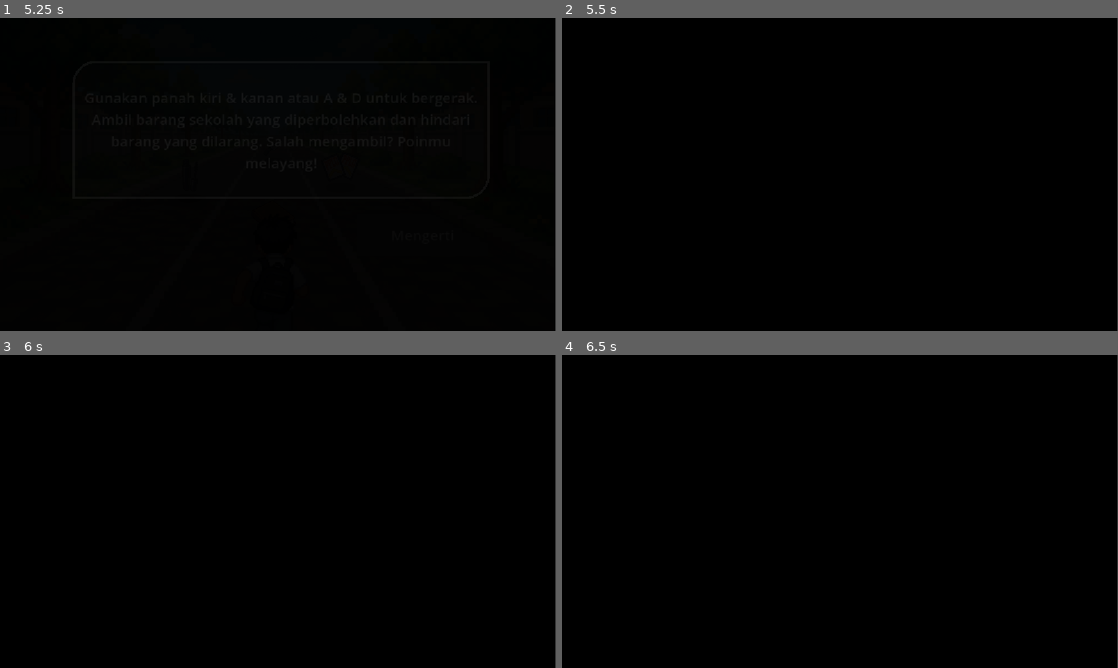
Above: before the commit, frames 1-4 (two rows, left to right).
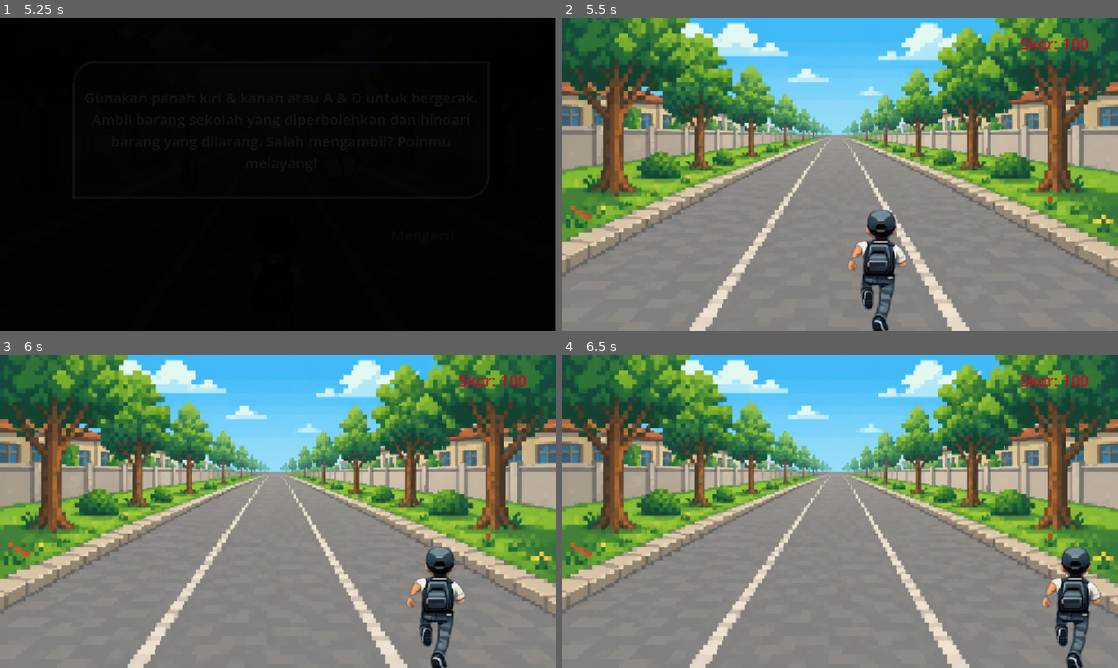
Above: after the commit, the same moments.

Repository: Hizynel/Game-Mpp
Game: Godot game, scene res://Scene/username.tscn
The game is run twice, just before and just after one commit, with the same random seed, the same clock (stepped at 60 frames per second) and the same inputs. Video files are missing from this copy of the repository; at most half a second of black plays in their place.
Inputs (mouse positions are in pixels of both pictures, inside the frame that each line leads up to):
- Up to frame 1 (5.25 s): click (278, 161) at 0.52 s; type "Alex" at 0.6 s; click "Lanjut" at 1.25 s; move the mouse to (400, 158) at 2.02 s; hold D 2.03-2.78 s; click (400, 158) at 2.17 s; move the mouse to (166, 190) at 2.77 s; hold A 2.78-3.5 s; click (166, 190) at 2.92 s; click "Mulai Bermain" at 3.5 s; click "Mengerti" at 4.25 s; move the mouse to (333, 105) at 5.02 s; hold D from 5.03 s (still down); click (333, 105) at 5.17 s
- Up to frame 2 (5.5 s): keep holding D
- Up to frame 3 (6 s): keep holding D; move the mouse to (250, 574) at 5.77 s; click (250, 574) at 5.92 s
- Up to frame 4 (6.5 s): keep holding D

Frame 1 is identical in both runs. In frame 2, 100% of the frame differs, in the area x 0-100%, y 0-100%; in frame 3, 100%; in frame 4, 100%.

Commit message:
beresin logika tinggal hias

Diff:
--- /dev/null
+++ b/Scene/Items.tscn
@@ -0,0 +1,19 @@
+[gd_scene format=3 uid="uid://by2u3j55nqua1"]
+
+[ext_resource type="Script" uid="uid://c730fo3n2x33m" path="res://Script/items.gd" id="1_ahe4a"]
+[ext_resource type="Texture2D" uid="uid://sr01to0gg8rn" path="res://Asset Game/6.png" id="2_fteb2"]
+
+[sub_resource type="RectangleShape2D" id="RectangleShape2D_mvx6v"]
+size = Vector2(99, 79)
+
+[node name="Area2D" type="Area2D" unique_id=1625516920]
+script = ExtResource("1_ahe4a")
+
+[node name="Sprite2D" type="Sprite2D" parent="." unique_id=1377464788]
+position = Vector2(65.37499, 53.374985)
+scale = Vector2(0.06362499, 0.053625014)
+texture = ExtResource("2_fteb2")
+
+[node name="CollisionShape2D" type="CollisionShape2D" parent="." unique_id=422621196]
+position = Vector2(64.5, 50.5)
+shape = SubResource("RectangleShape2D_mvx6v")
--- /dev/null
+++ b/Scene/coba_lagi.tscn
@@ -0,0 +1,10 @@
+[gd_scene format=3 uid="uid://2pjq1t0m2msv"]
+
+[ext_resource type="Texture2D" uid="uid://ctrtw5v157ls8" path="res://Asset Game/cobalagi.jpg" id="1_8pvot"]
+
+[node name="Node2D" type="Node2D" unique_id=1871075898]
+
+[node name="TextureRect" type="TextureRect" parent="." unique_id=2122088411]
+offset_right = 1149.0
+offset_bottom = 650.0
+texture = ExtResource("1_8pvot")
--- a/Scene/gameplay.tscn
+++ b/Scene/gameplay.tscn
@@ -1,3 +1,43 @@
 [gd_scene format=3 uid="uid://wcca7qp7gi0v"]
 
+[ext_resource type="Texture2D" uid="uid://7tubd12i21ub" path="res://Asset Game/Screenshot_20260830_140550.png" id="1_0lxte"]
+[ext_resource type="Script" uid="uid://cobyj1xqdog7l" path="res://Script/gameplay.gd" id="1_shn0w"]
+[ext_resource type="Texture2D" uid="uid://b0bs2rytn2v33" path="res://Asset Game/orang-removebg-preview.png" id="2_shn0w"]
+[ext_resource type="Script" uid="uid://crb6uyvje3yvr" path="res://Script/player.gd" id="3_pbin4"]
+
+[sub_resource type="CapsuleShape2D" id="CapsuleShape2D_mvx6v"]
+radius = 60.0
+height = 262.0
+
 [node name="Node2D" type="Node2D" unique_id=408575487]
+script = ExtResource("1_shn0w")
+
+[node name="Sprite2D" type="Sprite2D" parent="." unique_id=327261919]
+position = Vector2(577.00006, 324.5)
+scale = Vector2(0.9203824, 0.9234043)
+texture = ExtResource("1_0lxte")
+
+[node name="Items" type="Node2D" parent="." unique_id=774316667]
+
+[node name="Area2D" type="Area2D" parent="." unique_id=1899640187]
+script = ExtResource("3_pbin4")
+
+[node name="Sprite2D" type="Sprite2D" parent="Area2D" unique_id=1804971241]
+position = Vector2(571, 507)
+scale = Vector2(1.7051888, 1.6290613)
+texture = ExtResource("2_shn0w")
+
+[node name="CollisionShape2D" type="CollisionShape2D" parent="Area2D" unique_id=417797117]
+position = Vector2(570, 521)
+shape = SubResource("CapsuleShape2D_mvx6v")
+
+[node name="ScoreLabel" type="Label" parent="." unique_id=1951401978]
+offset_left = 950.0
+offset_top = 30.0
+offset_right = 1115.0
+offset_bottom = 75.0
+theme_override_colors/font_color = Color(0.83075786, 0, 0.16394386, 1)
+theme_override_font_sizes/font_size = 32
+text = "Score : 100"
+
+[connection signal="area_entered" from="Area2D" to="Area2D" method="_on_area_entered"]
--- /dev/null
+++ b/Scene/kalah.tscn
@@ -0,0 +1,10 @@
+[gd_scene format=3 uid="uid://tb1rnp8i57wl"]
+
+[ext_resource type="Texture2D" uid="uid://b8t6hhrpmd0cm" path="res://Asset Game/kalah.jpg" id="1_7wvl3"]
+
+[node name="Node2D" type="Node2D" unique_id=1224648705]
+
+[node name="TextureRect" type="TextureRect" parent="." unique_id=971601864]
+offset_right = 1156.0
+offset_bottom = 650.0
+texture = ExtResource("1_7wvl3")
--- /dev/null
+++ b/Scene/menang.tscn
@@ -0,0 +1,10 @@
+[gd_scene format=3 uid="uid://bg7naybt5mt7f"]
+
+[ext_resource type="Texture2D" uid="uid://u014tq1c0ctq" path="res://Asset Game/menang.jpg" id="1_cj8o0"]
+
+[node name="Node2D" type="Node2D" unique_id=106793596]
+
+[node name="TextureRect" type="TextureRect" parent="." unique_id=2029216902]
+offset_right = 1153.0
+offset_bottom = 647.0
+texture = ExtResource("1_cj8o0")
--- a/Scene/username.tscn
+++ b/Scene/username.tscn
@@ -1,6 +1,6 @@
 [gd_scene format=3 uid="uid://ct0wv0lmdhm2x"]
 
-[ext_resource type="Script" uid="uid://dmmne16ibr4" path="res://Scene/username.gd" id="1_kd28b"]
+[ext_resource type="Script" uid="uid://dmmne16ibr4" path="res://Script/username.gd" id="1_kd28b"]
 [ext_resource type="Texture2D" uid="uid://qhel7hbbjhlx" path="res://Asset Game/bg.jpeg" id="1_lmumk"]
 
 [sub_resource type="StyleBoxFlat" id="StyleBoxFlat_woch1"]
--- /dev/null
+++ b/Script/gameplay.gd
@@ -0,0 +1,76 @@
+extends Node2D
+var item_scene = preload("res://Scene/Items.tscn")
+var lanes = [
+	-100.0,
+	430.0,
+	980.0
+]
+var spawn_timer := 0.0
+var spawn_delay := 4
+var score := 100
+var max_score := 100
+
+var game_time_limit := 120.0   # 2 menit dalam detik
+var game_timer := 0.0
+var game_over := false
+
+func _ready():
+	randomize()
+	update_score_label()
+
+func _process(delta):
+	if game_over:
+		return
+
+	spawn_timer += delta
+	if spawn_timer >= spawn_delay:
+		spawn_timer = 0.0
+		spawn_item()
+
+	game_timer += delta
+	if game_timer >= game_time_limit:
+		end_game()
+
+func spawn_item():
+	var good_lane = randi() % 3
+	for lane in range(3):
+		var item = item_scene.instantiate()
+		item.target_x = lanes[lane]
+		item.position = Vector2(563, 288)
+		item.is_good = (lane == good_lane)
+		$Items.add_child(item)
+
+func add_score(amount: int):
+	if game_over:
+		return
+	score = min(score + amount, max_score)
+	update_score_label()
+
+func subtract_score(amount: int):
+	if game_over:
+		return
+	score -= amount
+	update_score_label()
+	if score <= 0:
+		score = 0
+		update_score_label()
+		end_game()
+
+func update_score_label():
+	$ScoreLabel.text = "Skor: " + str(score)
+
+func end_game():
+	if game_over:
+		return
+	game_over = true
+
+	if score <= 0:
+		get_tree().change_scene_to_file("res://Scene/kalah.tscn")
+	elif score < 70:
+		get_tree().change_scene_to_file("res://Scene/coba_lagi.tscn")
+	else:
+		get_tree().change_scene_to_file("res://Scene/menang.tscn")
+
+func _unhandled_input(event):
+	if event is InputEventMouseButton and event.pressed:
+		print("Klik di posisi: ", event.position)
--- /dev/null
+++ b/Script/items.gd
@@ -0,0 +1,43 @@
+extends Area2D
+@export var speed := 0.3
+var depth := 0.0
+var start_x := 563.0
+var target_x := 563.0
+var is_good := true
+
+var texture_good = [
+	preload("res://Asset Game/6.png"),
+	preload("res://Asset Game/7.png"),
+	preload("res://Asset Game/8.png"),
+	preload("res://Asset Game/9.png"),
+	preload("res://Asset Game/10.png"),
+	preload("res://Asset Game/11.png"),
+]
+var texture_bad = [
+	preload("res://Asset Game/14.png"),
+	preload("res://Asset Game/15.png"),
+	preload("res://Asset Game/16.png"),
+	preload("res://Asset Game/17.png"),
+	preload("res://Asset Game/18.png"),
+	preload("res://Asset Game/19.png"),
+	preload("res://Asset Game/20.png"),
+	preload("res://Asset Game/21.png"),
+	preload("res://Asset Game/22.png"),
+	preload("res://Asset Game/23.png"),
+]
+
+func _process(delta):
+	depth += speed * delta
+	var eased_depth = ease(depth, 1.5)
+	var ukuran = lerp(0.15, 2.0, eased_depth)
+	scale = Vector2(ukuran, ukuran)
+	position.y = lerp(260.0, 587.0, eased_depth)
+	position.x = lerp(start_x, target_x, eased_depth)
+	if depth >= 1.0:
+		queue_free()
+
+func _ready():
+	if is_good:
+		$Sprite2D.texture = texture_good[randi() % texture_good.size()]
+	else:
+		$Sprite2D.texture = texture_bad[randi() % texture_bad.size()]
--- /dev/null
+++ b/Script/player.gd
@@ -0,0 +1,18 @@
+extends Area2D
+@export var speed := 500.0
+
+func _process(delta):
+	var arah = 0
+	if Input.is_key_pressed(KEY_A) or Input.is_key_pressed(KEY_LEFT):
+		arah -= 1
+	if Input.is_key_pressed(KEY_D) or Input.is_key_pressed(KEY_RIGHT):
+		arah += 1
+	position.x += arah * speed * delta
+	position.x = clamp(position.x, -544, 486.0)
+
+func _on_area_entered(area):
+	if area.is_good:
+		get_parent().add_score(10)
+	else:
+		get_parent().subtract_score(15)
+	area.queue_free()
--- a/Script/tutorial.gd
+++ b/Script/tutorial.gd
@@ -46,4 +46,4 @@
 	await tween.finished
 
 	# Baru pindah scene
-	get_tree().change_scene_to_file("res://NAMA_SCENE_GAME.tscn")
+	get_tree().change_scene_to_file("res://Scene/gameplay.tscn")
Binary file added: Asset Game/10.png
Not shown, added: Asset Game/10.png.import
Binary file added: Asset Game/11.png
Not shown, added: Asset Game/11.png.import
Binary file added: Asset Game/12.png
Not shown, added: Asset Game/12.png.import
Binary file added: Asset Game/13.png
Not shown, added: Asset Game/13.png.import
Binary file added: Asset Game/14.png
Not shown, added: Asset Game/14.png.import
Binary file added: Asset Game/15.png
Not shown, added: Asset Game/15.png.import
(and 41 more such lines)
